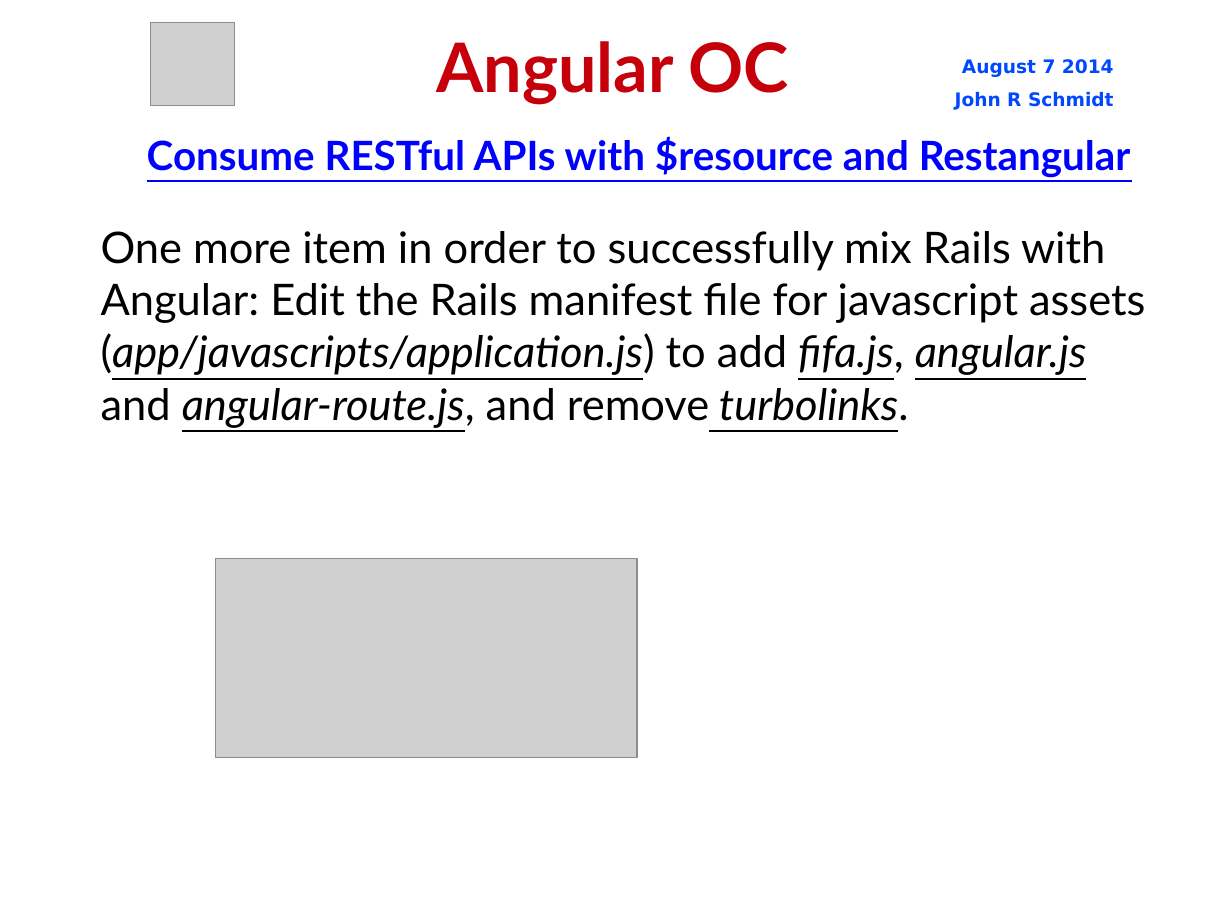
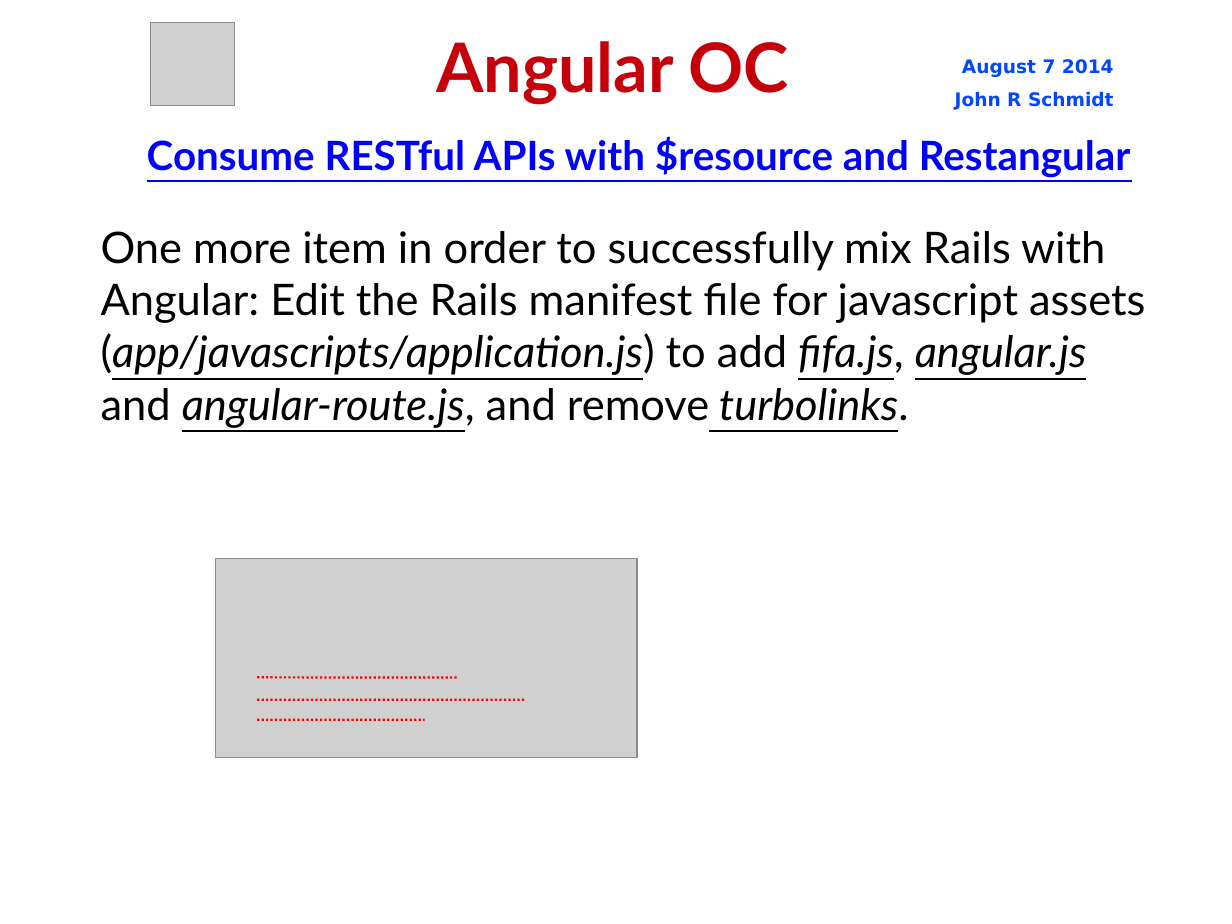
Before and after one commit to jrschmidt/fifa-angular-rest-demo, a slide deck: slide 23 of fifa.odp. Drawn at 1232x924 pixels with LibreOffice and Linux fonts; fonts in the diff are those of the drawing; grey boxes stand for pictures; background and template pictures are left out. Boxes give left, top, right and bottom in pixels: in the first picture for what was removed or moved away, otherwise in the second. Text is boxed around its words. In the diff, an @@ line names an element or a change of style, - is before the commit and + after.

```diff
--- a/fifa.odp
+++ b/fifa.odp
@@ line added from (257, 677) to (458, 677), #FF0000 1.45 pt @@
@@ line added from (257, 700) to (525, 700), #FF0000 1.45 pt @@
@@ line added from (257, 720) to (425, 720), #FF0000 1.45 pt @@
```
Also in this commit, not shown: 1 other slide changed, 4 slides added, 8 other files.
